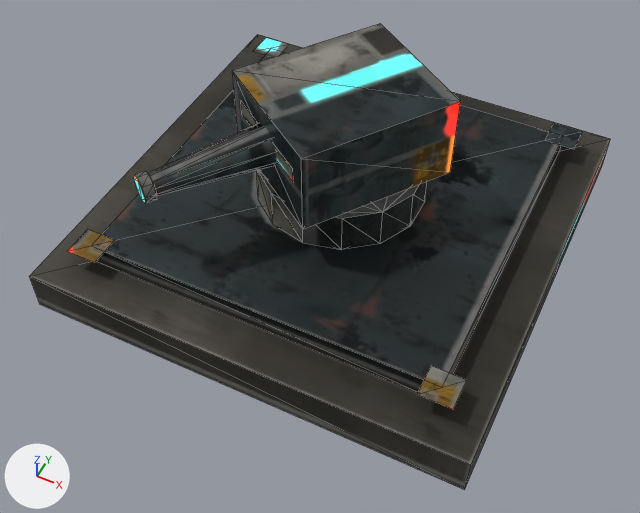
The glTF model game/world/models/beam_laser.glb as it was, and as the next commit left it.
Both versions are drawn from a 50 mm camera at (0.512, -1.115, 1.294) aimed at (0.025, -0.141, 0.077). The lights are fixed; the arrows at lower left show +X, +Y and +Z. The older version comes first. Mesh edges are drawn as thin lines. Vertices at exactly the same position are counted once.

In view in the first picture: 'te_beam_laser'.
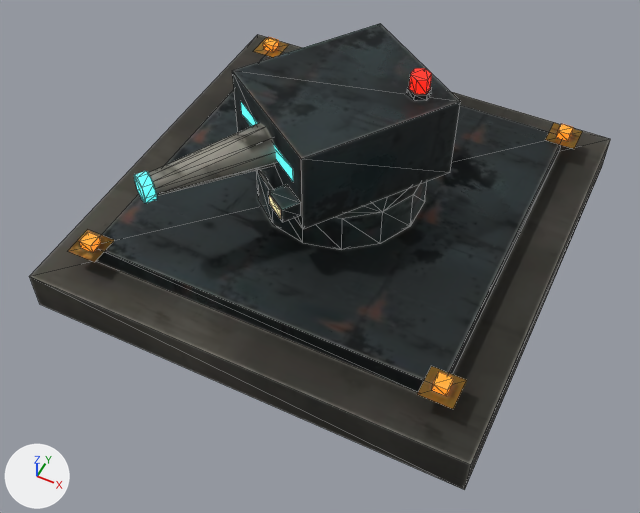
What differs and where, as boxes [x1, y1, x2, y2] in the pictures (640 x 513 px; the box of a moved part takes in the faces that stretch with it):
part 1 of me_te_beam_laser, added: after [79, 232, 101, 253]
part 2 of me_te_beam_laser, added: after [263, 37, 279, 52]
part 3 of me_te_beam_laser, added: after [432, 372, 454, 396]
part 4 of me_te_beam_laser, added: after [556, 123, 573, 141]
part 5 of me_te_beam_laser, added: after [407, 86, 432, 101]
part 6 of me_te_beam_laser, added (red): after [409, 68, 432, 94]
part 7 of me_te_beam_laser, moved or reshaped: [134, 175, 145, 203] in both
part 8 of me_te_beam_laser, built on: after [268, 184, 301, 222]
part 9 of me_te_beam_laser, surface changed: [29, 24, 610, 490] in both

The edits, one by one:
me_te_beam_laser is used by ob_te_beam_laser; location (0.0, 0.0, 0.0).
me_te_beam_laser had 108 vertices, 162 faces and spanned x -0.42..0.42, y -0.42..0.42, z 0.0..0.36.
me_te_beam_laser now has 176 vertices, 264 faces and spans x -0.42..0.42, y -0.42..0.42, z 0.0..0.401.
me_te_beam_laser part 1: a new loose piece, a box spanning x -0.348..-0.324, y -0.348..-0.324, z 0.121..0.139, in mat_te_beam_laser.
me_te_beam_laser part 2: a new loose piece, a box spanning x -0.348..-0.324, y 0.324..0.348, z 0.121..0.139, in mat_te_beam_laser.
me_te_beam_laser part 3: a new loose piece, a box spanning x 0.324..0.348, y -0.348..-0.324, z 0.121..0.139, in mat_te_beam_laser.
me_te_beam_laser part 4: a new loose piece, a box spanning x 0.324..0.348, y 0.324..0.348, z 0.121..0.139, in mat_te_beam_laser.
me_te_beam_laser part 5: a new loose piece, a 6-sided cylinder along z spanning x 0.105..0.141, y 0.015..0.057, z 0.36..0.372, in mat_te_beam_laser.
me_te_beam_laser part 6: a new loose piece, a 6-sided cylinder along z spanning x 0.107..0.138, y 0.018..0.054, z 0.372..0.401, in mat_te_beam_laser.
Part 7, on me_te_beam_laser:
10 faces are deleted.
10 new faces join them.
Part 8, on me_te_beam_laser:
2 faces are deleted.
12 vertices are added at x -0.045..0.016, y -0.224..-0.166, z 0.23..0.26.
16 new faces join them.
me_te_beam_laser part 9: 146 kept faces spanning x -0.42..0.42, y -0.42..0.42, z 0.0..0.36 get new texture (UV) coordinates.
